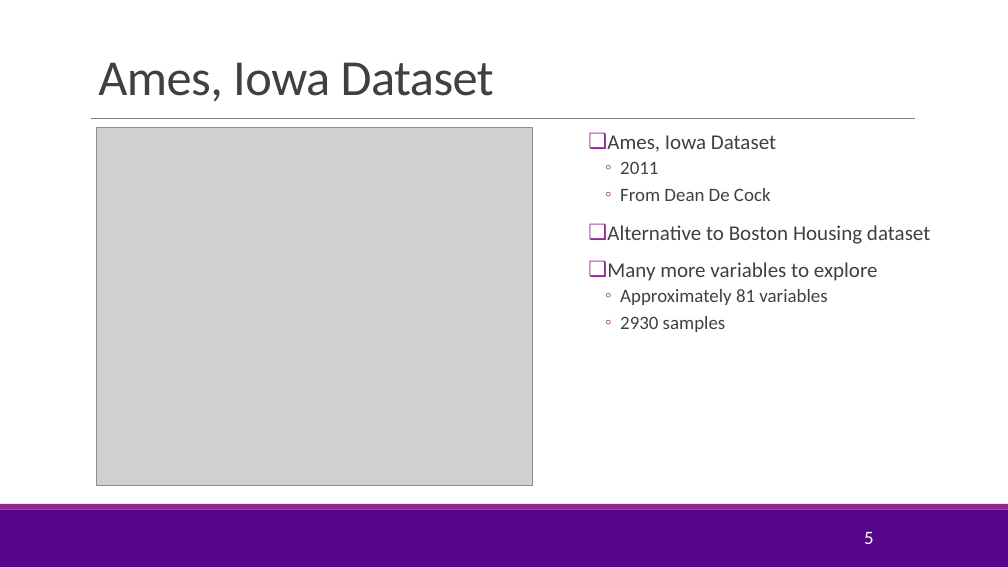
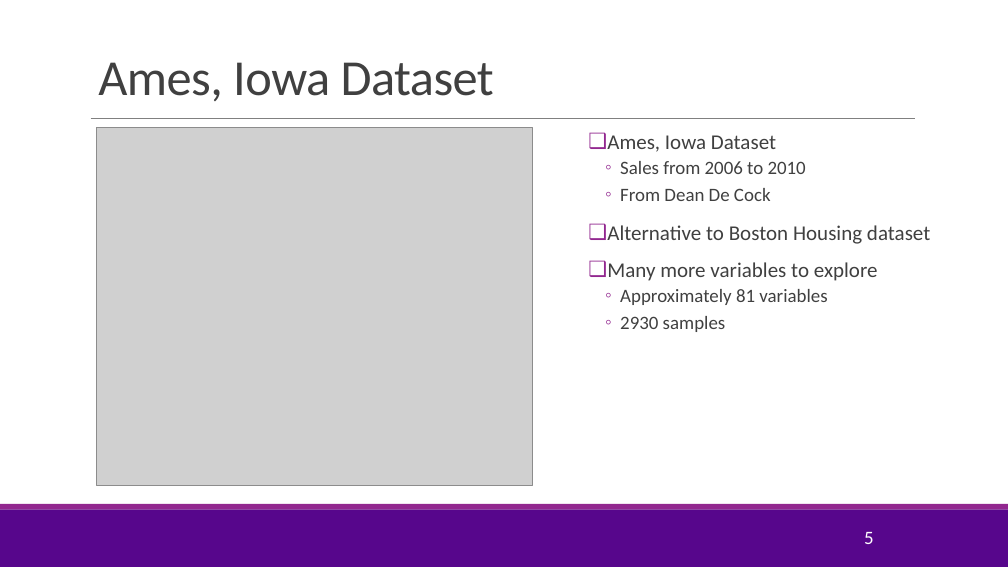
Before and after one commit to sdrangan/introml, a slide deck: slide 5 of lectures/Lect05_Lasso.pptx. Drawn at 1008x567 pixels with LibreOffice and Linux fonts; fonts in the diff are those of the drawing; grey boxes stand for pictures; background and template pictures are left out. Boxes give left, top, right and bottom in pixels: in the first picture for what was removed or moved away, otherwise in the second. Text is boxed around its words. In the diff, an @@ line names an element or a change of style, - is before the commit and + after.

```diff
--- a/lectures/Lect05_Lasso.pptx
+++ b/lectures/Lect05_Lasso.pptx
@@ text at (620,161,806,174): text changed @@
-  ◦ 2011
+  ◦ Sales from 2006 to 2010
```
Also in this commit, not shown: 7 other slides changed, 1 other file.
